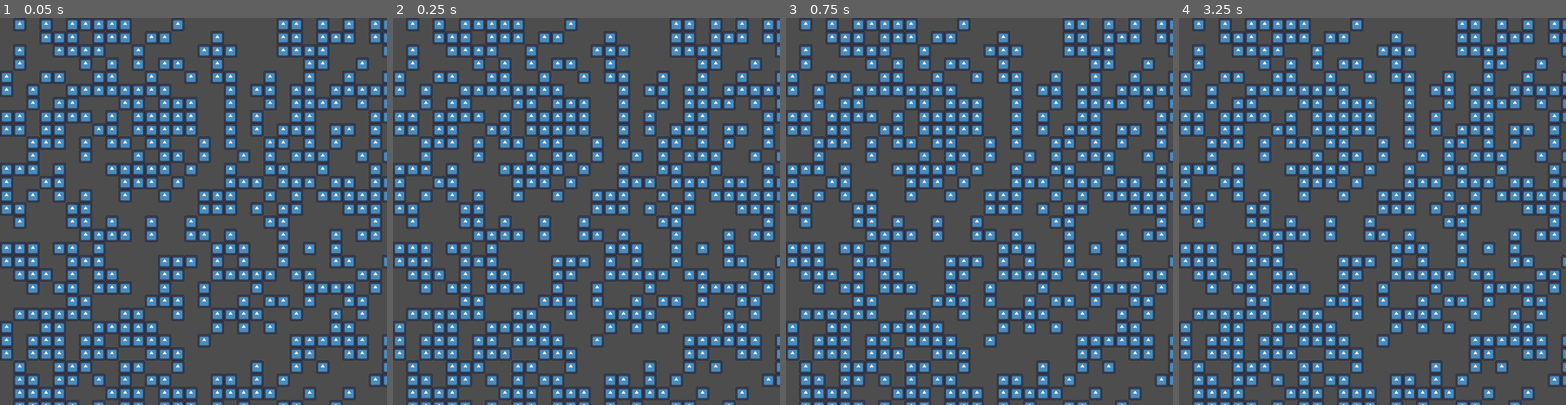
Above: before the commit, frames 1-4 (left to right).
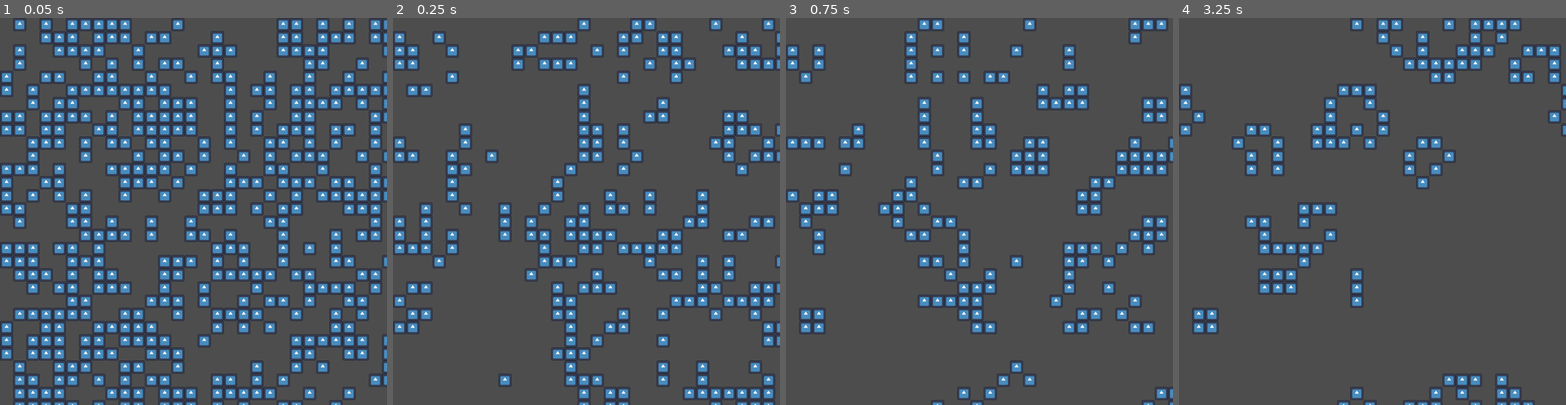
Above: after the commit, the same moments.

Repository: iidadaiti/game_of_life
Game: Godot game, scene res://main.tscn
Same seed, same stepped clock (60 frames per second), same inputs: the game is played once before the commit and once after it. The engine's default icon, where the game draws it, is replaced by a stand-in: a white triangle on a blue panel in a dark square.
Inputs:
- Up to frame 1 (0.05 s): no input
- Up to frame 2 (0.25 s): no input
- Up to frame 3 (0.75 s): no input
- Up to frame 4 (3.25 s): no input

Frame 1 is identical in both runs. In frame 2, 32% of the frame differs, in the area x 0-100%, y 0-100%; in frame 3, 33%; in frame 4, 32%.

Commit message:
feat: add update logic

Diff:
--- a/cell_tile_map.gd
+++ b/cell_tile_map.gd
@@ -21,6 +21,54 @@
 			_add_cell(Vector2i(x, y))
 
 
+# 各セルを更新します
+func update() -> void:
+	# 現在のセルの状態を取得します
+	var cells = _get_cells_state()
+
+	# セルの状態を更新します
+	for key in cells:
+		# 周りのセルが何個生きているカウントします
+		var lives = 0
+
+		# 周囲のセルを調べます
+		for dy in range(-1, 2):
+			for dx in range(-1, 2):
+				if dy == 0 && dx == 0: continue
+
+				# 画面恥は繋がっているものとして座標を更新します
+				var x := int(key.x + dx + tile_map.x) % int(tile_map.x)
+				var y := int(key.y + dy + tile_map.y) % int(tile_map.y)
+				var target_map := Vector2i(x, y)
+
+				if cells[target_map]:
+					lives += 1
+
+		# セルを更新します
+		if !cells[key] && lives == 3:
+			_add_cell(key)
+		elif cells[key] && (lives <= 1 || lives >= 4):
+			_erase_cell(key)
+
+
 # セルを生成します
 func _add_cell(coords: Vector2i) -> void:
 	set_cell(0, coords, 0, Vector2i(0, 0))
+
+
+# セルを削除します
+func _erase_cell(coords: Vector2i) -> void:
+	erase_cell(0, coords)
+
+
+# 各セル座標上にセルが存在するかどうかの状態を取得します
+func _get_cells_state() -> Dictionary:
+	var dict := {}
+
+	# セル座標をkey, セルの存在をvalueとして登録します
+	for x in tile_map.x:
+		for y in tile_map.y:
+			var coords := Vector2i(x, y)
+			dict[coords] = get_cell_alternative_tile(0, coords) >= 0
+
+	return dict
--- a/main.gd
+++ b/main.gd
@@ -5,3 +5,8 @@
 func _ready() -> void:
 	# セルリストを初期化します
 	$CellTileMap.reset()
+
+
+func _on_timer_timeout() -> void:
+	# セルを更新します
+	$CellTileMap.update()
--- a/main.tscn
+++ b/main.tscn
@@ -7,3 +7,9 @@
 script = ExtResource("1_il4go")
 
 [node name="CellTileMap" parent="." instance=ExtResource("1_hbg3m")]
+
+[node name="Timer" type="Timer" parent="."]
+wait_time = 0.1
+autostart = true
+
+[connection signal="timeout" from="Timer" to="." method="_on_timer_timeout"]
Binary file added: docs/assets/pictures/add_timer.webp
Binary file added: docs/assets/pictures/timer_properties.webp
Binary file added: docs/assets/pictures/timer_signal.webp
Not shown, changed: readme.md
